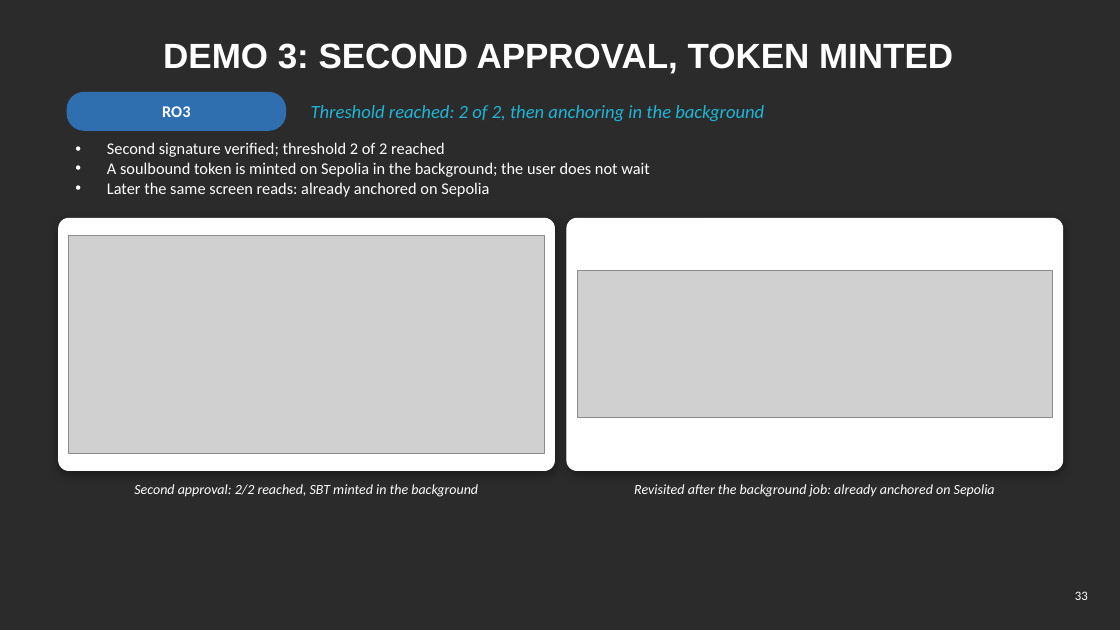
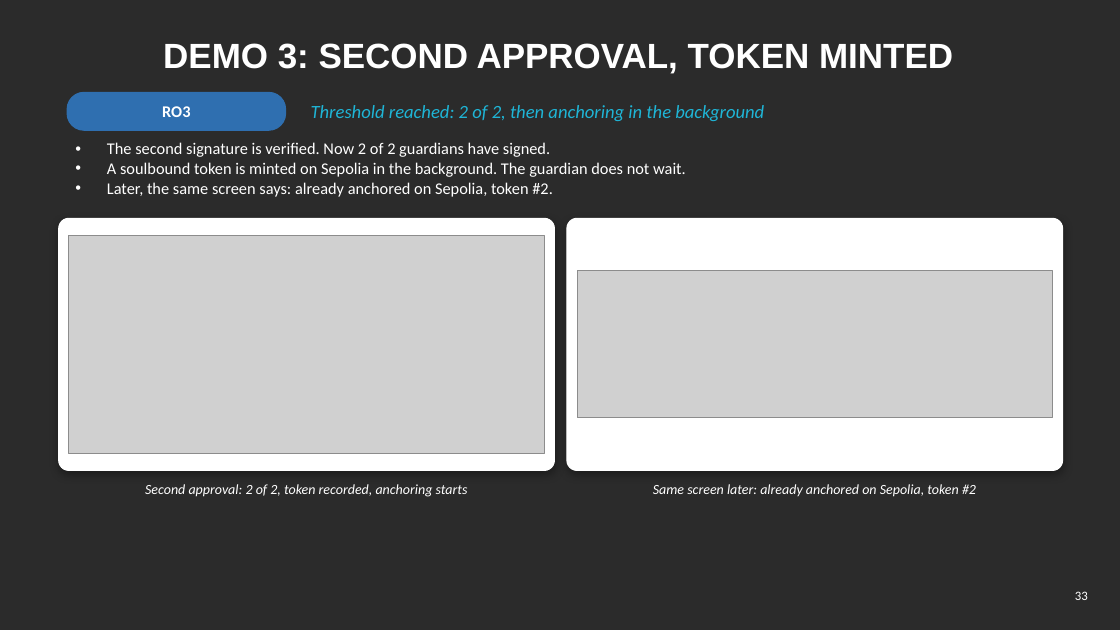
Before and after one commit to yasir12345678900/HealthRWA-Sepolia-Personal-try, a slide deck: slide 33 of docs/Yasir_Candidature_Reassessment_Slides_Simple.pptx. Drawn at 1120x630 pixels with LibreOffice and Linux fonts; fonts in the diff are those of the drawing; grey boxes stand for pictures; background and template pictures are left out; a plain dark background stands for a picture behind light text. Boxes give left, top, right and bottom in pixels: in the first picture for what was removed or moved away, otherwise in the second. Text is boxed around its words. In the diff, an @@ line names an element or a change of style, - is before the commit and + after.

```diff
--- a/docs/Yasir_Candidature_Reassessment_Slides_Simple.pptx
+++ b/docs/Yasir_Candidature_Reassessment_Slides_Simple.pptx
@@ text at (107, 142, 686, 197): text changed @@
-• Second signature verified; threshold 2 of 2 reached
-• A soulbound token is minted on Sepolia in the background; the user does not wait
-• Later the same screen reads: already anchored on Sepolia
+• The second signature is verified. Now 2 of 2 guardians have signed.
+• A soulbound token is minted on Sepolia in the background. The guardian does not wait.
+• Later, the same screen says: already anchored on Sepolia, token #2.
@@ text at (145, 484, 468, 497): text changed @@
-Second approval: 2/2 reached, SBT minted in the background
+Second approval: 2 of 2, token recorded, anchoring starts
@@ text at (653, 484, 976, 497): text changed @@
-Revisited after the background job: already anchored on Sepolia
+Same screen later: already anchored on Sepolia, token #2
```
Also in this commit, not shown: 5 other slides changed, 2 slides added, 4 slides removed, 3 other files.
